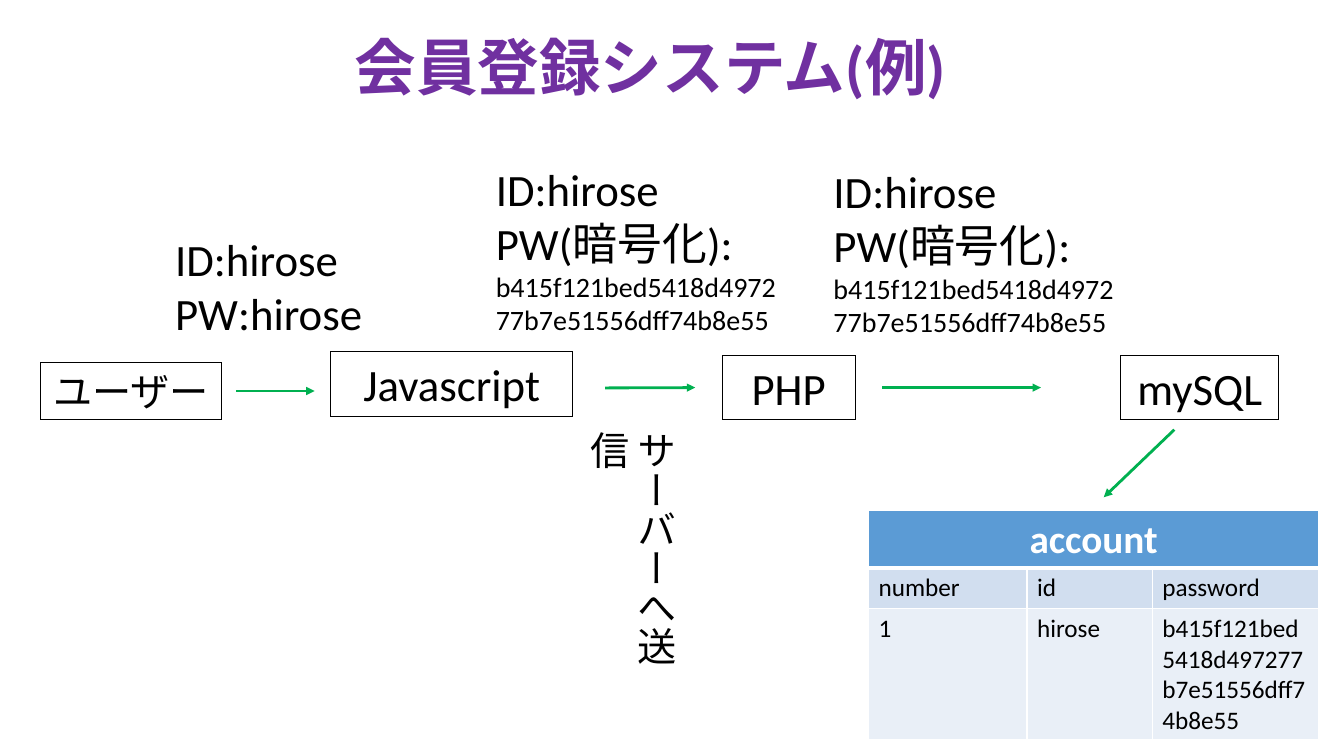
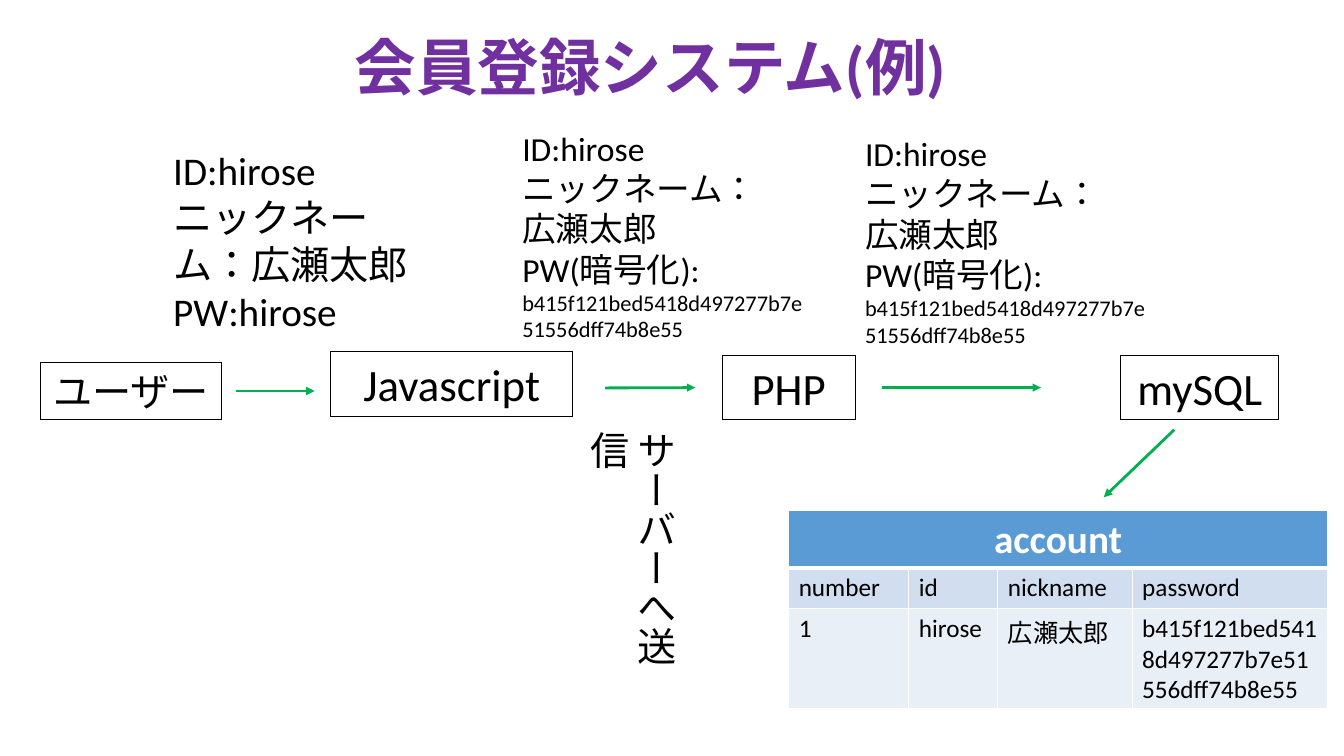
Before and after one commit to TakanoriOnuma/WebApplication, a slide deck: slide 2 of design/Webアプリケーションシステム.pptx. Drawn at 1344x756 pixels with LibreOffice and Linux fonts; fonts in the diff are those of the drawing. Boxes give left, top, right and bottom in pixels: in the first picture for what was removed or moved away, otherwise in the second. Text is boxed around its words. In the diff, an @@ line names an element or a change of style, - is before the commit and + after.

Commit message:
会員登録システムの変更
会員登録の時にニックネームも登録するため、そこを変更した。

```diff
--- a/design/Webアプリケーションシステム.pptx
+++ b/design/Webアプリケーションシステム.pptx
@@ text "ID:hirose": place and size @@
-text "ID:hirose" at <box>175,245,362,331</box>
+text "ID:hirose" at <box>173,157,408,327</box>
@@ text "ID:hirose": place and size @@
-text "ID:hirose" at <box>496,175,733,266</box>
+text "ID:hirose" at <box>522,137,756,287</box>
@@ text at <box>522,137,699,287</box>: size 32 to 24 pt in "ID:hirose", "PW(暗号化):"; size 20 to 16 pt in "b415f121bed5418d497277b7e51556dff74b8e55" @@
@@ text "ID:hirose": place and size @@
-text "ID:hirose" at <box>833,177,1070,268</box>
+text "ID:hirose" at <box>865,142,1099,292</box>
@@ text at <box>865,142,1042,292</box>: size 32 to 24 pt in "ID:hirose", "PW(暗号化):"; size 20 to 16 pt in "b415f121bed5418d497277b7e51556dff74b8e55" @@
@@ text at <box>173,157,336,327</box>: size 32 to 28 pt in "ID:hirose", "PW:hirose" @@
@@ text at <box>522,174,756,244</box>: paragraphs added @@
+ニックネーム：
+広瀬太郎
@@ text at <box>865,179,1099,250</box>: paragraphs added @@
+ニックネーム：
+広瀬太郎
@@ text at <box>173,200,408,283</box>: paragraph added @@
+ニックネーム：広瀬太郎
@@ table at <box>788,511,1327,710</box> @@
+column 3:  | nickname | 広瀬太郎
@@ table: place and size @@
-table at <box>869,511,1319,740</box>
+table at <box>788,511,1327,710</box>
```
Also in this commit, not shown: 2 other slides changed.
